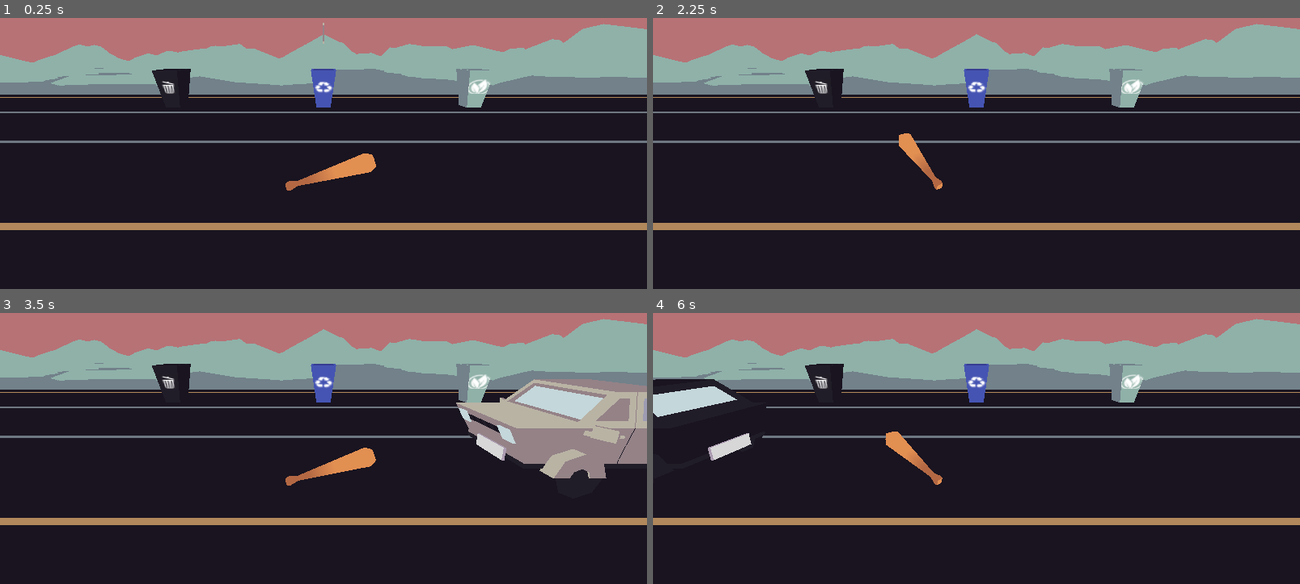
Above: before the commit, frames 1-4 (two rows, left to right).
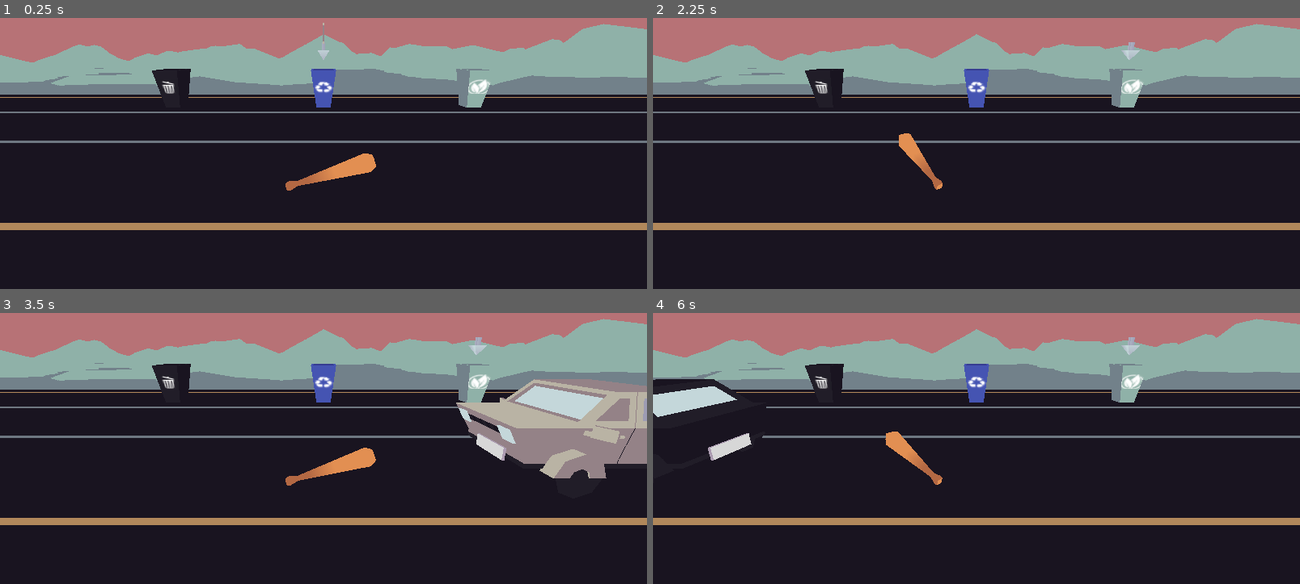
Above: after the commit, the same moments.

Repository: Manas701/SVCGameJam
Game: Godot game, scene res://scenes/manasScene.tscn
Two runs of this game, one before a commit and one after it. Both use one fixed random seed, a clock stepped at 60 frames per second and the inputs below. Sound files missing from this copy of the repository are replaced by a short silence.
Inputs:
- Up to frame 1 (0.25 s): no input
- Up to frame 2 (2.25 s): hold Right (select_right) 0.53-1.28 s; hold Space (swing) 0.53-1.28 s; hold Left (select_left) 1.28-2.03 s; tap Space (swing) at 1.35 s; hold Right (select_right) from 2.03 s (still down); hold Space (swing) from 2.03 s (still down)
- Up to frame 3 (3.5 s): keep holding Right (select_right); release Space (swing) at 2.78 s; tap Space (swing) at 2.85 s
- Up to frame 4 (6 s): release Right (select_right) at 3.53 s; hold Space (swing) 3.53-4.28 s; hold Left (select_left) 3.53-5.78 s; tap Space (swing) at 4.35, 5.85 s; hold Space (swing) 5.03-5.78 s; hold Right (select_right) from 5.78 s (still down)

The runs differ from the first frame. In frame 1, less than 0.1% of the frame differs, in the area x 49-51%, y 8-16%; in frame 2, less than 0.1%, in the area x 72-76%, y 8-16%; in frame 3, less than 0.1%; in frame 4, less than 0.1%.

Commit message:
arrow moves (my animation had to be cancelled tho :( )

Diff:
--- a/assets/scripts/ChangingBins.gd
+++ b/assets/scripts/ChangingBins.gd
@@ -5,18 +5,22 @@
 var selectedAnim = 1
 @export var whichAnim: String
 @export var whichBin: String
+@onready var anim = $UI_Arrow/AnimationPlayer
 
 func _ready():
 	whichAnim = binAnims[selectedAnim]
 	whichBin = binTypes[selectedAnim]
+#	anim.play("hover")
 
 func _input(event):
 	if (event.is_action_pressed("select_left") && selectedAnim > 0):
 		selectedAnim -= 1
 		whichAnim = binAnims[selectedAnim]
 		whichBin = binTypes[selectedAnim]
+		get_node("UI_Arrow").translate(Vector3(-8, 0, 0))
 
 	if (event.is_action_pressed("select_right") && selectedAnim < 2):
 		selectedAnim += 1
 		whichAnim = binAnims[selectedAnim]
 		whichBin = binTypes[selectedAnim]
+		get_node("UI_Arrow").translate(Vector3(8, 0, 0))
--- a/scenes/manasScene.tscn
+++ b/scenes/manasScene.tscn
@@ -12,6 +12,23 @@
 [ext_resource type="PackedScene" path="res://prefabs/car_spawner.tscn" id="10_gh5mt"]
 [ext_resource type="PackedScene" path="res://prefabs/street_environment.tscn" id="11_0d368"]
 [ext_resource type="AudioStream" uid="uid://jup27d2nmt2o" path="res://assets/AudioAssets/game jam background music.wav" id="12_f6c4b"]
+[ext_resource type="PackedScene" uid="uid://xv0tk6gk4pe7" path="res://prefabs/ui_arrow.tscn" id="13_lmqbc"]
+
+[sub_resource type="Animation" id="Animation_5ov5y"]
+resource_name = "hover"
+loop_mode = 1
+tracks/0/type = "position_3d"
+tracks/0/imported = false
+tracks/0/enabled = true
+tracks/0/path = NodePath(".")
+tracks/0/interp = 2
+tracks/0/loop_wrap = true
+tracks/0/keys = PackedFloat32Array(0, 1, 0, 0.5, -5, 0.5, 1, 0, 1, -5, 1, 1, 0, 0.5, -5)
+
+[sub_resource type="AnimationLibrary" id="AnimationLibrary_rwlmp"]
+_data = {
+"hover": SubResource("Animation_5ov5y")
+}
 
 [node name="manasScene" type="Node3D"]
 
@@ -50,6 +67,15 @@
 whichBin = "1"
 metadata/animName = ""
 
+[node name="UI_Arrow" parent="PlayerInput" instance=ExtResource("13_lmqbc")]
+transform = Transform3D(0.5, 0, 0, 0, 0.5, 0, 0, 0, 0.5, 0, 0.5, -5)
+skeleton = NodePath("../..")
+
+[node name="AnimationPlayer" type="AnimationPlayer" parent="PlayerInput/UI_Arrow"]
+libraries = {
+"": SubResource("AnimationLibrary_rwlmp")
+}
+
 [node name="CarSpawner" parent="." instance=ExtResource("10_gh5mt")]
 transform = Transform3D(-3.49691e-08, 0, -0.8, 0, 0.8, 0, 0.8, 0, -3.49691e-08, 0, -0.724, -2.63026)
 
Not shown: 1 places in scenes/manasScene.tscn that only renumber resources
